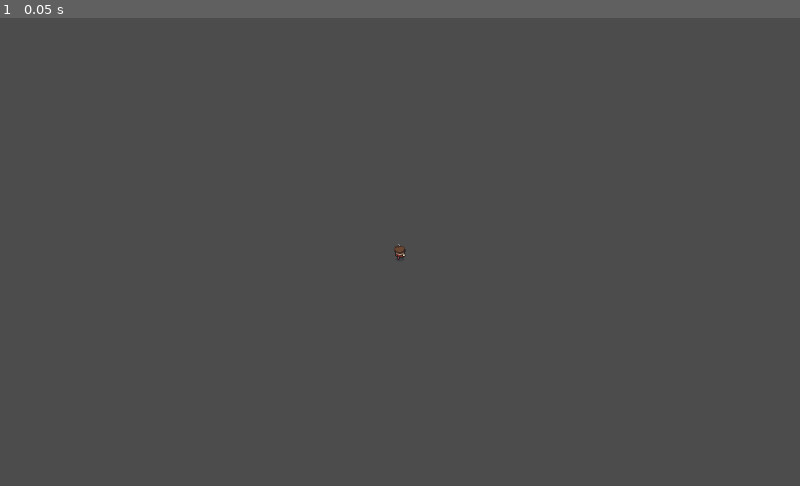
Above: before the commit, frame 1.
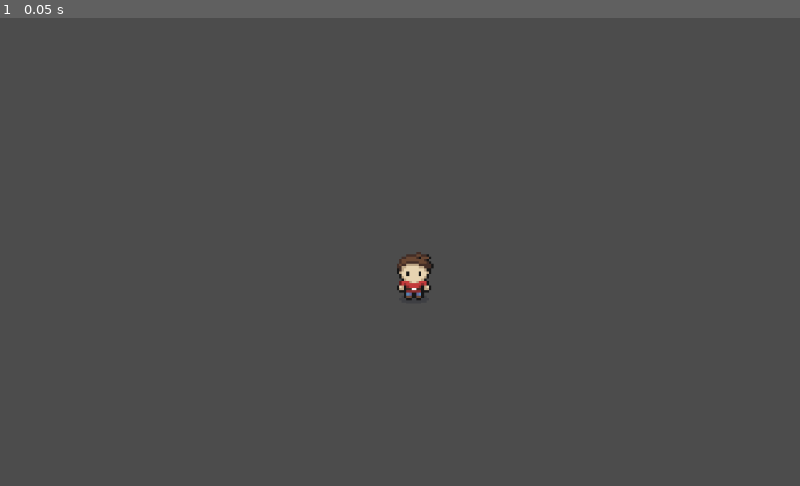
Above: after the commit, the same moment.

Repository: JU-2094/MindClub
Game: Godot game, scene res://Players/Player.tscn
The game is run twice, just before and just after one commit, with the same random seed, the same clock (stepped at 60 frames per second) and the same inputs. The project has no main scene, so this scene is started directly.
Inputs:
- Up to frame 1 (0.05 s): no input

The runs differ from the first frame. In frame 1, 0.4% of the frame differs, in the area x 49-55%, y 48-61%.

Commit message:
Agregue movimientos basicos de dash y caminar pero tienen bugs. Arregle el tamaño del player

Diff:
--- a/Players/Player.tscn
+++ b/Players/Player.tscn
@@ -355,18 +355,20 @@
 [sub_resource type="AnimationNodeStateMachinePlayback" id=64]
 
 [sub_resource type="RectangleShape2D" id=65]
-extents = Vector2( 8.07408, 12.0741 )
+extents = Vector2( 21.4, 35.25 )
 
 [sub_resource type="RectangleShape2D" id=66]
-extents = Vector2( 7.77779, 11.7778 )
+extents = Vector2( 21.4, 36.2 )
 
 [node name="Player" type="KinematicBody2D"]
 script = ExtResource( 1 )
 
 [node name="Sprite" type="Sprite" parent="."]
+position = Vector2( 19.475, 30.4 )
+scale = Vector2( 3.16389, 3.09655 )
 texture = ExtResource( 2 )
 region_enabled = true
-region_rect = Rect2( 54.125, 164.639, 16, 23.5 )
+region_rect = Rect2( 0.75, 4.25, 15.5, 23.25 )
 
 [node name="AnimationPlayer" type="AnimationPlayer" parent="Sprite"]
 anims/attack_down = SubResource( 1 )
@@ -390,11 +392,13 @@
 parameters/playback = SubResource( 64 )
 
 [node name="CollisionShape2D" type="CollisionShape2D" parent="."]
+position = Vector2( 21.85, 24.7 )
 shape = SubResource( 65 )
 
 [node name="Area2D" type="Area2D" parent="."]
 
 [node name="CollisionShape2D" type="CollisionShape2D" parent="Area2D"]
+position = Vector2( 20.9, 25.65 )
 shape = SubResource( 66 )
 
 [node name="Camera2D" type="Camera2D" parent="."]
@@ -408,3 +412,6 @@
 process_method = "Fixed"
 
 [connection signal="swipe_ended" from="SwipeDetector" to="." method="_on_SwipeDetector_swipe_ended"]
+[connection signal="swipe_started" from="SwipeDetector" to="." method="_on_SwipeDetector_swipe_started"]
+[connection signal="swipe_updated" from="SwipeDetector" to="." method="_on_SwipeDetector_swipe_updated"]
+[connection signal="swiped" from="SwipeDetector" to="." method="_on_SwipeDetector_swiped"]
--- a/scripts/Player.gd
+++ b/scripts/Player.gd
@@ -1,18 +1,121 @@
 extends KinematicBody2D
 
-# Declare member variables here. Examples:
-# var a = 2
-# var b = "text"
+#onready var trail = $Trail
+#onready var sectors = $Sectors
+export var speed = 100
+var velocity = Vector2()
+var startpoint
+var endpoint =  Vector2(0,0)
+var updpoint=  Vector2(0,0)
+func _ready():
+		pass
 
-# Called when the node enters the scene tree for the first time.
-func _ready():
-	pass # Replace with function body.
+func _process(delta):
+	if velocity.length() > 0:
+		velocity = velocity.normalized() * speed
+	move_and_slide(velocity, Vector2(0,0))
+	pass
 
-# Called every frame. 'delta' is the elapsed time since the previous frame.
-#func _process(delta):
-#	pass
+func _on_SwipeDetector_swipe_started( partial_gesture ):
+	startpoint = partial_gesture.last_point()
+	print("start",startpoint)
+	self.position=startpoint
+	pass
+  #trail.set_position(point)
+  #trail.set_emitting(true)
+
+func _on_SwipeDetector_swipe_updated( partial_gesture ):
+	updpoint = partial_gesture.last_point()
+	pass
+  #trail.set_position(point)
 
 
-func _on_SwipeDetector_swipe_ended(gesture):
-	print(typeof(gesture))
-	pass # Replace with function body.
+func _on_SwipeDetector_swipe_ended( gesture ):
+	endpoint = gesture.last_point()
+  #trail.set_emitting(false)
+#	check_health()
+#	check_powerups()
+#	var state_input = get_input()
+
+#	var state = 0
+	var dir = gesture.get_direction()
+	print("angle:",str(gesture.get_direction_angle()))
+	print("indx",gesture.get_direction_index())
+	if dir == "right":
+		velocity.x += 1
+	#	state += 1
+	#	orientation = 1
+
+		#if state_item:
+			#anim_handler.travel("carry_right")
+		#else:
+			#anim_handler.travel("right")
+	#if dir == "right_rls":
+		#if state_item:
+			#anim_handler.travel("idle_carry_right")
+		#else:
+			#anim_handler.travel("idle_right")
+	if dir == "left":
+		velocity.x -= 1
+		#state += 2
+		#orientation = 2
+		#if state_item:
+		#	anim_handler.travel("carry_left")
+		#else:
+		#	anim_handler.travel("left")
+	#if dir == "left_rls":
+		#if state_item:
+		#	anim_handler.travel("idle_carry_left")
+		#else:
+		#	anim_handler.travel("idle_left")
+
+	if dir == "up":
+		velocity.y -= 1
+		#state += 4
+		#orientation = 3
+		#if state_item:
+		#	anim_handler.travel("carry_up")
+		#else:
+		#	anim_handler.travel("up")
+	if dir == "up_right":
+		velocity.y -= 1
+		velocity.x += 1
+	if dir == "up_left":
+		velocity.y -= 1
+		velocity.x -= 1
+	#if dir == "up_rls":
+		#if state_item:
+		#	anim_handler.travel("idle_carry_up")
+		#else:
+		#	anim_handler.travel("idle_up")
+
+	if dir == "down":
+		velocity.y += 1
+		#state += 8
+		#orientation = 4
+		#if state_item:
+		#	anim_handler.travel("carry_down")
+		#else:
+		#	anim_handler.travel("down")
+	if dir == "down_right":
+		velocity.y += 1
+		velocity.x += 1
+	if dir == "down_left":
+		velocity.y += 1
+		velocity.x -= 1
+	#if dir == "down_rls":
+		#if state_item:
+		#	anim_handler.travel("idle_carry_down")
+		#else:
+		#	anim_handler.travel("idle_down")
+
+
+	# Shortcut $AnimatedSprite --> get_node("AnimatedSprite")
+	#if state_item == 0 or state_item == 2:
+	#move_and_slide(velocity, Vector2(0,0))
+	#move_and_slide(velocity, Vector2(0,0))
+	pass
+
+
+func _on_SwipeDetector_swiped( gesture ):
+	print('Duration: ', gesture.get_duration())
Not shown, added: icon.png.import
